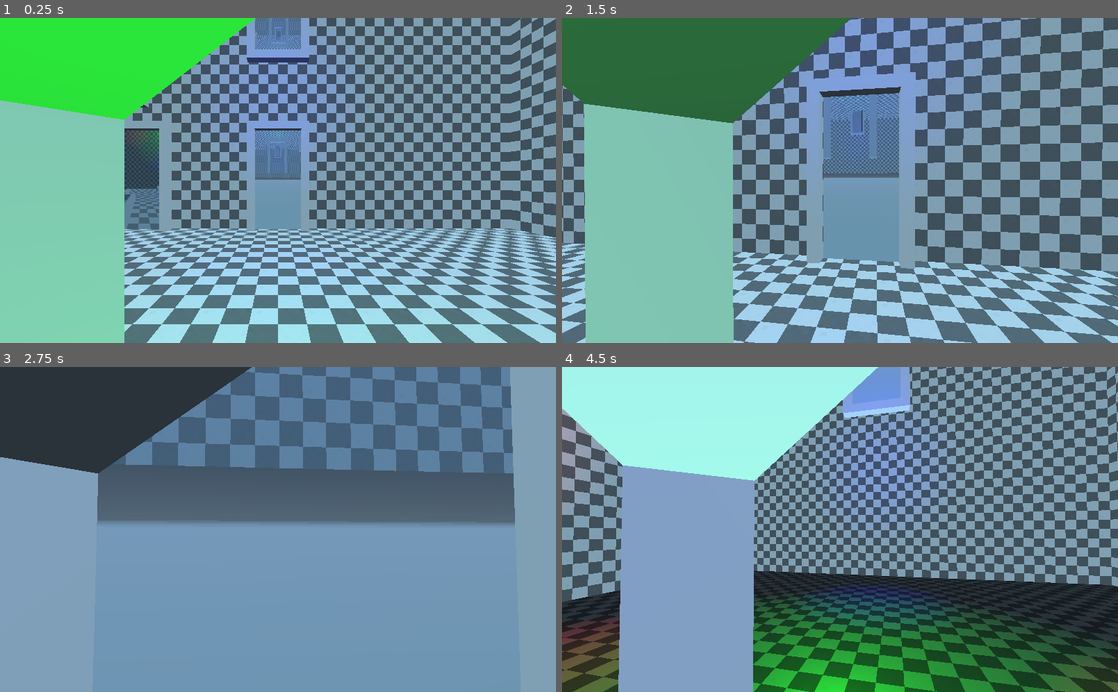
Above: before the commit, frames 1-4 (two rows, left to right).
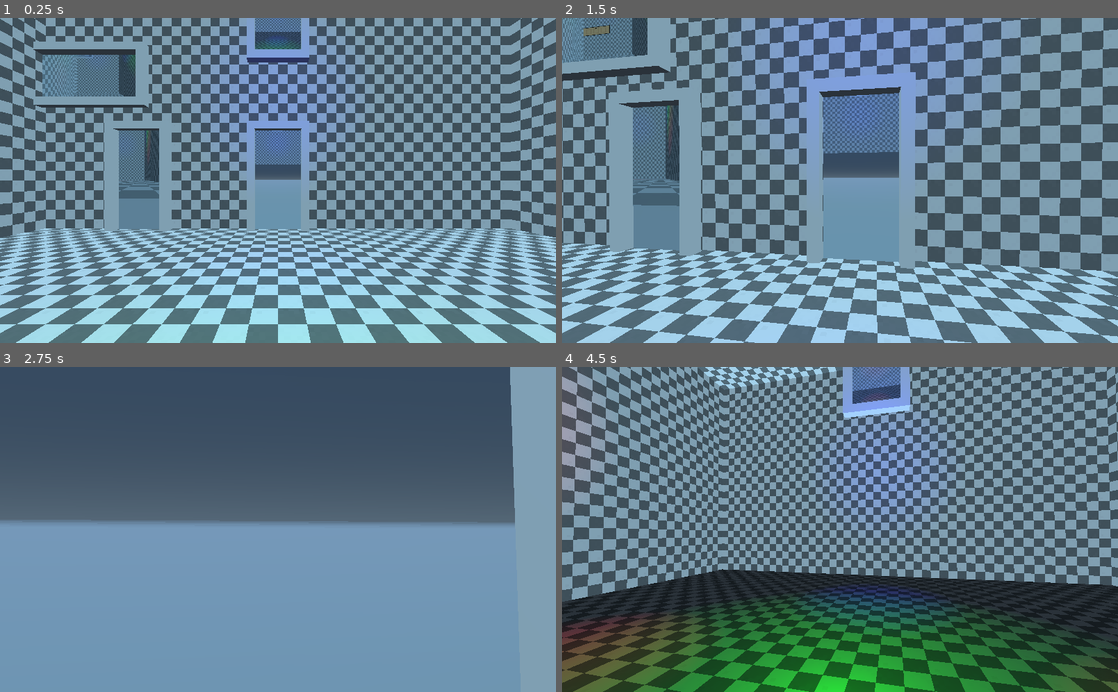
Above: after the commit, the same moments.

Repository: Krazy-J/door-in-the-wall
Game: Godot game, scene res://Main.tscn
Two runs of this game, one before a commit and one after it. Both use one fixed random seed, a clock stepped at 60 frames per second and the inputs below.
Inputs (mouse positions are in pixels of both pictures, inside the frame that each line leads up to):
- Up to frame 1 (0.25 s): no input
- Up to frame 2 (1.5 s): move the mouse to (867, 180) at 0.52 s; press the mouse at (867, 180) at 0.53 s; hold W (move_forward) from 0.53 s (still down); move the mouse to (812, 180) at 1.27 s; release the mouse at (812, 180) at 1.28 s; click (812, 180) at 1.35 s
- Up to frame 3 (2.75 s): keep holding W (move_forward); move the mouse to (289, 523) at 2.02 s; press the mouse at (289, 523) at 2.03 s
- Up to frame 4 (4.5 s): keep holding W (move_forward); move the mouse to (834, 536) at 2.77 s; release the mouse at (834, 536) at 2.78 s; click (834, 536) at 2.85 s; move the mouse to (878, 532) at 3.52 s; press the mouse at (878, 532) at 3.53 s; move the mouse to (795, 526) at 4.27 s; release the mouse at (795, 526) at 4.28 s; click (795, 526) at 4.35 s

The runs differ from the first frame. In frame 1, 28% of the frame differs, in the area x 0-55%, y 0-100%; in frame 2, 33%, in the area x 0-61%, y 0-100%; in frame 3, 23%; in frame 4, 27%.

Commit message:
Fixed door cameras and player door
Fixed the positioning of the cameras used for the door veiwports, and
made the player door smaller so it isn't right in the player's face.

Diff:
--- a/Main.tscn
+++ b/Main.tscn
@@ -1,10 +1,10 @@
 [gd_scene load_steps=3 format=2]
 
-[ext_resource path="res://rooms/Test.tscn" type="PackedScene" id=1]
+[ext_resource path="res://rooms/TestRoom.tscn" type="PackedScene" id=1]
 [ext_resource path="res://player/Player.tscn" type="PackedScene" id=2]
 
-[node name="Spatial" type="Spatial"]
+[node name="Main" type="Spatial"]
 
-[node name="Test" parent="." instance=ExtResource( 1 )]
+[node name="TestRoom" parent="." instance=ExtResource( 1 )]
 
 [node name="Player" parent="." instance=ExtResource( 2 )]
--- a/objects/Door.tscn
+++ b/objects/Door.tscn
@@ -5,21 +5,21 @@
 [ext_resource path="res://objects/DoorViewport.gd" type="Script" id=3]
 [ext_resource path="res://models/DoorFrameBack.obj" type="ArrayMesh" id=4]
 
-[sub_resource type="ViewportTexture" id=2]
+[sub_resource type="ViewportTexture" id=1]
 viewport_path = NodePath("Viewport")
 
-[sub_resource type="SpatialMaterial" id=3]
+[sub_resource type="SpatialMaterial" id=2]
 resource_local_to_scene = true
 params_specular_mode = 4
-albedo_texture = SubResource( 2 )
+albedo_texture = SubResource( 1 )
+
+[sub_resource type="BoxShape" id=3]
+extents = Vector3( 0.3, 3.5, 0.25 )
 
 [sub_resource type="BoxShape" id=4]
-extents = Vector3( 0.3, 3.5, 0.25 )
+extents = Vector3( 0.3, 0.25, 2 )
 
 [sub_resource type="BoxShape" id=5]
-extents = Vector3( 0.3, 0.25, 2 )
-
-[sub_resource type="BoxShape" id=6]
 extents = Vector3( 0, 3.25, 1.5 )
 
 [node name="Door" type="MeshInstance"]
@@ -44,12 +44,12 @@
 transform = Transform( 1, 0, 0, 0, 1, 0, 0, 0, 1, 0.2, 3.5, 0 )
 
 [node name="Camera" type="Camera" parent="Viewport/Spatial"]
-transform = Transform( -4.37114e-008, 0, 1, 0, 1, 0, -1, 0, -4.37114e-008, 0, 0, 0 )
+transform = Transform( -4.37114e-08, 0, 1, 0, 1, 0, -1, 0, -4.37114e-08, 0, 0, 0 )
 current = true
 
 [node name="DoorFrameBack" type="MeshInstance" parent="."]
-transform = Transform( 1, 0, 0, 0, 1, 0, 0, 0, 1, -0.010685, 4.76837e-007, 0.0081768 )
-material_override = SubResource( 3 )
+transform = Transform( 1, 0, 0, 0, 1, 0, 0, 0, 1, -0.010685, 4.76837e-07, 0.0081768 )
+material_override = SubResource( 2 )
 mesh = ExtResource( 4 )
 material/0 = null
 
--- a/objects/DoorViewport.gd
+++ b/objects/DoorViewport.gd
@@ -1,24 +1,29 @@
 extends Viewport
 
 onready var exitDoorID = get_parent().exitDoorID
-onready var exitDoor = get_parent().get_parent().get_child(exitDoorID)
 
-onready var player = get_node("/root/Spatial/Player")
+onready var player = get_node("/root/Main/Player")
 onready var camera = $Spatial/Camera
 
 func _ready():
 	print(exitDoorID)
 	camera.make_current()
 
-
 func place_camera():
+	var exitDoor = get_parent().get_parent().get_child(exitDoorID)
 	#$Spatial/Camera.translation -= get_parent().translation
-	camera.transform = Transform(Basis(), (player as Spatial).transform.origin);
-	camera.translation -= get_parent().translation
-	camera.transform = camera.transform.rotated(Vector3(1, 0, 0), (exitDoor.rotation_degrees.x - get_parent().rotation_degrees.x) / 180 * PI)
-	camera.transform = camera.transform.rotated(Vector3(0, 1, 0), (exitDoor.rotation_degrees.y - get_parent().rotation_degrees.y) / 180 * PI)
-	camera.transform = camera.transform.rotated(Vector3(0, 0, 1), (exitDoor.rotation_degrees.z - get_parent().rotation_degrees.z) / 180 * PI)
-	camera.translation += exitDoor.translation
+	#camera.transform = Transform(Basis(), (player as Spatial).transform.origin);
+	#camera.translation -= get_parent().translation
+	#camera.transform = camera.transform.rotated(Vector3(1, 0, 0), (exitDoor.rotation_degrees.x - get_parent().rotation_degrees.x) / 180 * PI)
+	#camera.transform = camera.transform.rotated(Vector3(0, 1, 0), (exitDoor.rotation_degrees.y - get_parent().rotation_degrees.y) / 180 * PI)
+	#camera.transform = camera.transform.rotated(Vector3(0, 0, 1), (exitDoor.rotation_degrees.z - get_parent().rotation_degrees.z) / 180 * PI)
+	#camera.translation += exitDoor.translation
+	camera.rotation_degrees.x = exitDoor.rotation_degrees.z
+	camera.rotation_degrees.y = exitDoor.rotation_degrees.y
+	camera.rotation_degrees.z = exitDoor.rotation_degrees.x
+	camera.translation = exitDoor.translation
+	camera.rotation_degrees.y += 90
+	camera.translation.y += 3
 
 func _process(delta):
 	place_camera()
--- a/player/Player.tscn
+++ b/player/Player.tscn
@@ -24,10 +24,10 @@
 [node name="Camera" type="ClippedCamera" parent="PivotY/PivotX"]
 
 [node name="CollisionShape" type="CollisionShape" parent="."]
-transform = Transform( 1, 0, 0, 0, -4.37114e-008, -1, 0, 1, -4.37114e-008, 0, 0, 0 )
+transform = Transform( 1, 0, 0, 0, -4.37114e-08, -1, 0, 1, -4.37114e-08, 0, 0, 0 )
 shape = SubResource( 1 )
 
 [node name="DoorFrame" type="MeshInstance" parent="."]
-transform = Transform( 0.353553, 0, 0.353553, 0, 0.5, 0, -0.353553, 0, 0.353553, 0, -1.88316, 0 )
+transform = Transform( 0.707107, 0, 0.141421, 0, 0.3, 0, -0.707107, 0, 0.141421, 0, -2, 0 )
 mesh = ExtResource( 3 )
 material/0 = null
--- a/rooms/Test.tscn
+++ b/rooms/TestRoom.tscn
@@ -4,7 +4,7 @@
 [ext_resource path="res://objects/Door.tscn" type="PackedScene" id=2]
 [ext_resource path="res://objects/AnimationTest.tscn" type="PackedScene" id=3]
 
-[node name="Room1" type="Spatial"]
+[node name="TestRoom" type="Spatial"]
 
 [node name="Room" parent="." instance=ExtResource( 1 )]
 
Not shown: 1 places in objects/Door.tscn that only renumber resources
